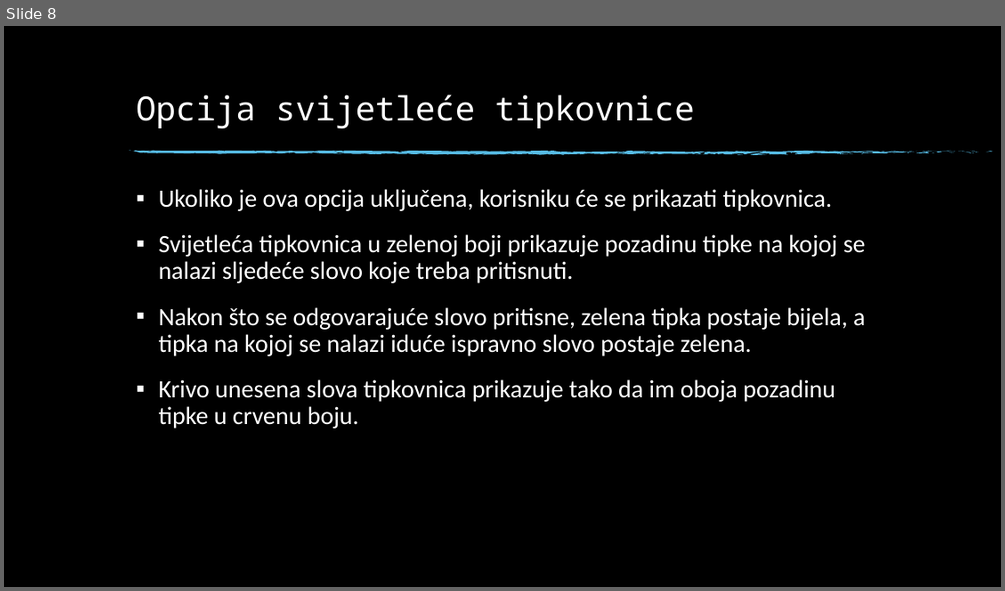
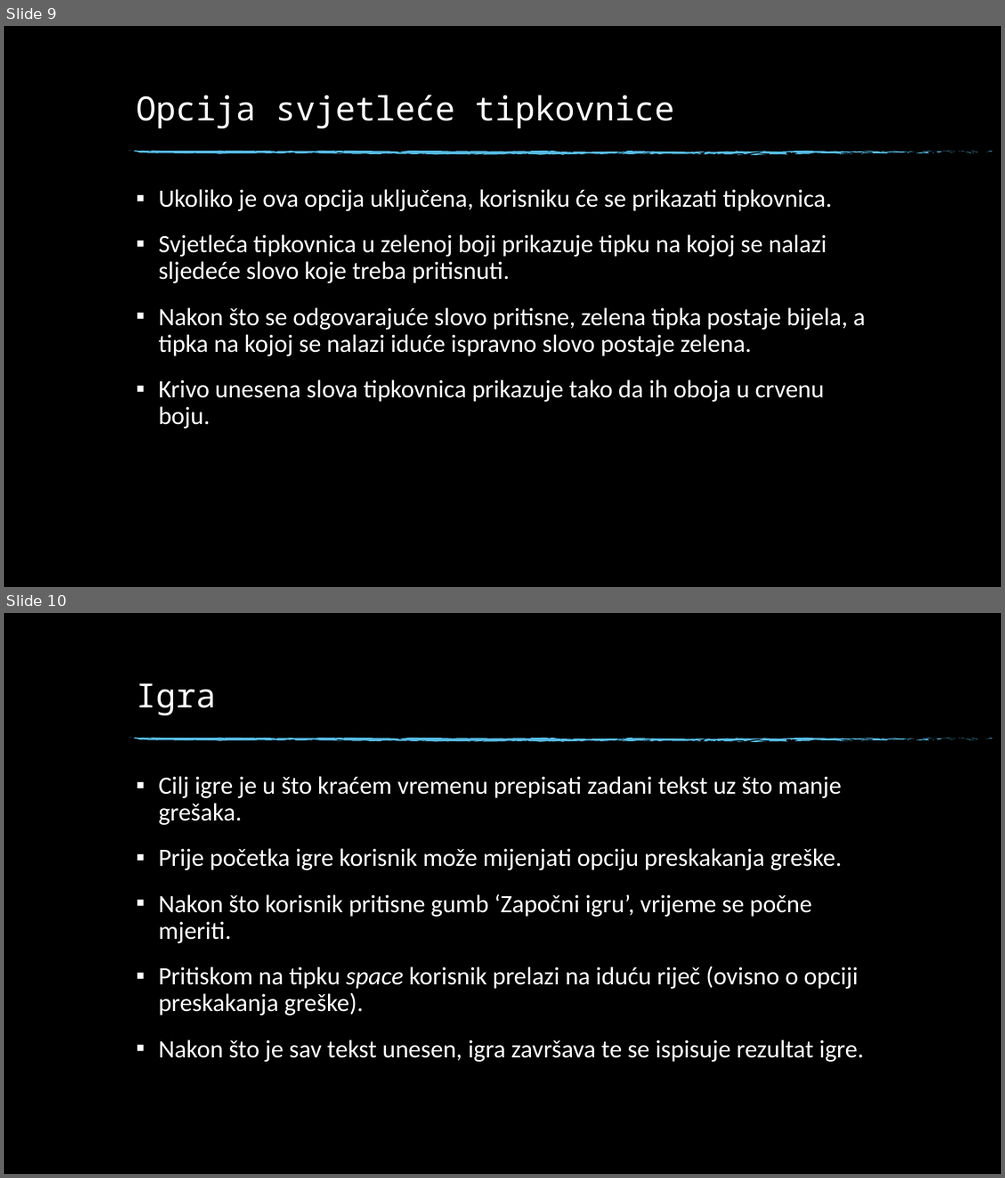
Before and after one commit to katarinasupe/RP3_Daktilograf, a slide deck: DAKTILOGRAF.pptx. Shown one above the other, each under a label of ours: slide 8 before the commit, slides 9 and 10 after it. The pictures are 1005x591 and 1005x1178 pixels, drawn with LibreOffice and Linux fonts; fonts in the diff are those of the drawing; background and template pictures are left out. Boxes give left, top, right and bottom in pixels: in the first picture for what was removed or moved away, otherwise in the second. Text is boxed around its words. In the diff, an @@ line names an element or a change of style, - is before the commit and + after.

```diff
--- a/DAKTILOGRAF.pptx
+++ b/DAKTILOGRAF.pptx
@@ slide 10 added at (4, 613, 1001, 1174), background picture (left out); not listed: 74 template elements that a slide beside it also shows @@
@@ title added at (136, 683, 216, 715), 32 pt, text #FFFFFF @@
+Igra
@@ text added at (159, 776, 864, 1062), 24 pt, text #FFFFFF @@
+▪ Cilj igre je u što kraćem vremenu prepisati zadani tekst uz što manje grešaka.
+▪ Prije početka igre korisnik može mijenjati opciju preskakanja greške.
+▪ Nakon što korisnik pritisne gumb ‘Započni igru’, vrijeme se počne mjeriti.
+▪ Pritiskom na tipku space korisnik prelazi na iduću riječ (ovisno o opciji preskakanja greške).
+▪ Nakon što je sav tekst unesen, igra završava te se ispisuje rezultat igre.
@@ what was slide 8 is now slide 9 @@
@@ slide 9 changed as well @@
@@ title at (136, 95, 674, 128): text changed @@
-Opcija svijetleće tipkovnice
+Opcija svjetleće tipkovnice
@@ text at (159, 234, 826, 283): text changed @@
-▪ Svijetleća tipkovnica u zelenoj boji prikazuje pozadinu tipke na kojoj se nalazi sljedeće slovo koje treba pritisnuti.
+▪ Svjetleća tipkovnica u zelenoj boji prikazuje tipku na kojoj se nalazi sljedeće slovo koje treba pritisnuti.
@@ text at (159, 379, 825, 428): text changed @@
-▪ Krivo unesena slova tipkovnica prikazuje tako da im oboja pozadinu tipke u crvenu boju.
+▪ Krivo unesena slova tipkovnica prikazuje tako da ih oboja u crvenu boju.
```
Also in this commit, not shown: 8 other slides changed, 5 other slides added, 2 slides removed, 28 other files.
